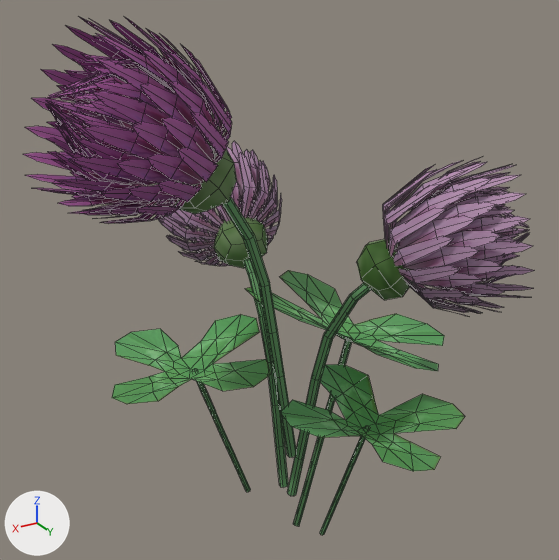
One commit to the FBX model Assets/Models/clovers.fbx: the scene before it, then after it.
Both versions are drawn from a camera (50 mm lens) standing at (-0.2262, -0.3453, 0.088) and looking at (-0.3108, -0.4863, 0.0175). Every picture has the same lights, and +X, +Y and +Z are marked at lower left. Mesh edges are drawn as thin lines. Where no turn or scale is listed for an object, it has been applied to the vertices.

Names of what the first picture shows: 'clover10', 'clover11'.
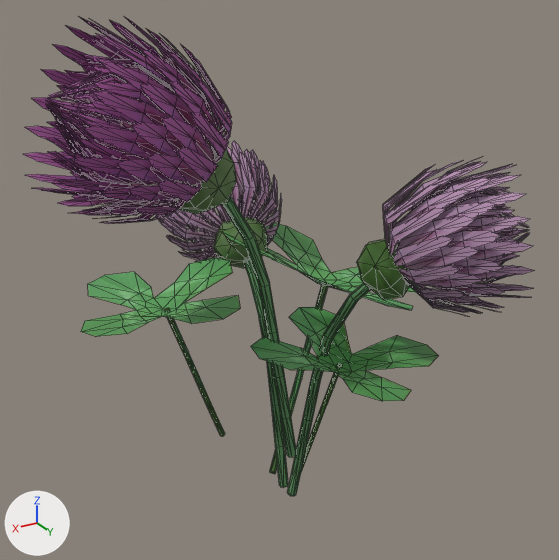
The newer file is also turned or shifted as a whole; pictures and numbers use the older file's frame.

Diff of the bpy script that builds the scene:
```diff
--- a/Assets/Models/clovers.fbx.py
+++ b/Assets/Models/clovers.fbx.py
@@ me_mesh @@
 # used by ob_clover11; location = (-0.308, -0.4717, -0.0045)
-me_mesh.from_pydata(...)  # 312 vertices, 348 faces; spans x -0.0544..0.0403, y -0.0451..0.0339, z -0.0457..0.0185
+me_mesh.from_pydata(...)  # 312 vertices, 522 faces; spans x -0.0514..0.0433, y -0.0521..0.0268, z -0.0326..0.0317
+# me_mesh part 1: the loose piece of 48 vertices spanning x -0.0544..0.0031, y -0.0451..0.0131, z -0.0052..0.0185 is moved by (0.003, -0.0071, 0.0131)
+# me_mesh part 2: the loose piece of 48 vertices spanning x -0.0322..0.0113, y -0.0075..0.0339, z -0.0054..0.0034 is moved by (0.003, -0.0071, 0.0131)
+# me_mesh part 3: the loose piece of 48 vertices spanning x 0.0002..0.0403, y -0.0366..0.0063, z 0.0038..0.0107 is moved by (0.003, -0.0071, 0.0131)
+# me_mesh part 4: a new loose piece of 56 vertices spanning x -0.0221..-0.0007, y -0.0236..-0.0151, z -0.0326..0.0144, in mat_lefiesmat (picture img_leafies_initialshadinggroup_base_color_png)
+# me_mesh part 5: a new loose piece of 56 vertices spanning x -0.0068..-0.0009, y -0.0047..0.0058, z -0.0264..0.0085, in mat_lefiesmat (picture img_leafies_initialshadinggroup_base_color_png)
+# me_mesh part 6: a new loose piece of 56 vertices spanning x 0.0113..0.0228, y -0.0231..-0.0165, z -0.0168..0.0177, in mat_lefiesmat (picture img_leafies_initialshadinggroup_base_color_png)
+# me_mesh part 7: the loose piece of 56 vertices spanning x 0.0083..0.0198, y -0.016..-0.0094, z -0.03..0.0046 is deleted
+# me_mesh part 8: the loose piece of 56 vertices spanning x -0.0099..-0.0039, y 0.0023..0.0129, z -0.0395..-0.0046 is deleted
+# me_mesh part 9
+# 56 vertices are removed from x -0.0251..-0.0037, y -0.0165..-0.008, z -0.0457..0.0013
+# 50 faces are deleted
 me_mesh.materials.append(mat_lefiesmat)
-me_mesh.materials.append(mat_blinn1)  # picture img_flowers_base_color_png
```

Boxes [x1, y1, x2, y2] around the edits, measured in the pictures (559 x 560 px; the box of a moved part takes in the faces that stretch with it):
'clover11', reshaped: before [112, 270, 465, 535]; after [81, 223, 438, 474]
part 1 of me_mesh, moved or reshaped: before [246, 270, 444, 371]; after [219, 223, 419, 310]
part 2 of me_mesh, moved or reshaped: before [281, 364, 465, 471]; after [251, 307, 438, 401]
part 3 of me_mesh, moved or reshaped: before [112, 314, 270, 404]; after [81, 258, 240, 337]
part 4 of me_mesh, added (green): after [270, 285, 328, 474]
part 5 of me_mesh, added (green): after [301, 363, 342, 472]
part 6 of me_mesh, added (green): after [164, 308, 225, 436]
part 7 of me_mesh, deleted (green): before [192, 369, 251, 492]
part 8 of me_mesh, deleted (green): before [320, 425, 370, 535]
part 9 of me_mesh, deleted (green): before [293, 337, 353, 526]
